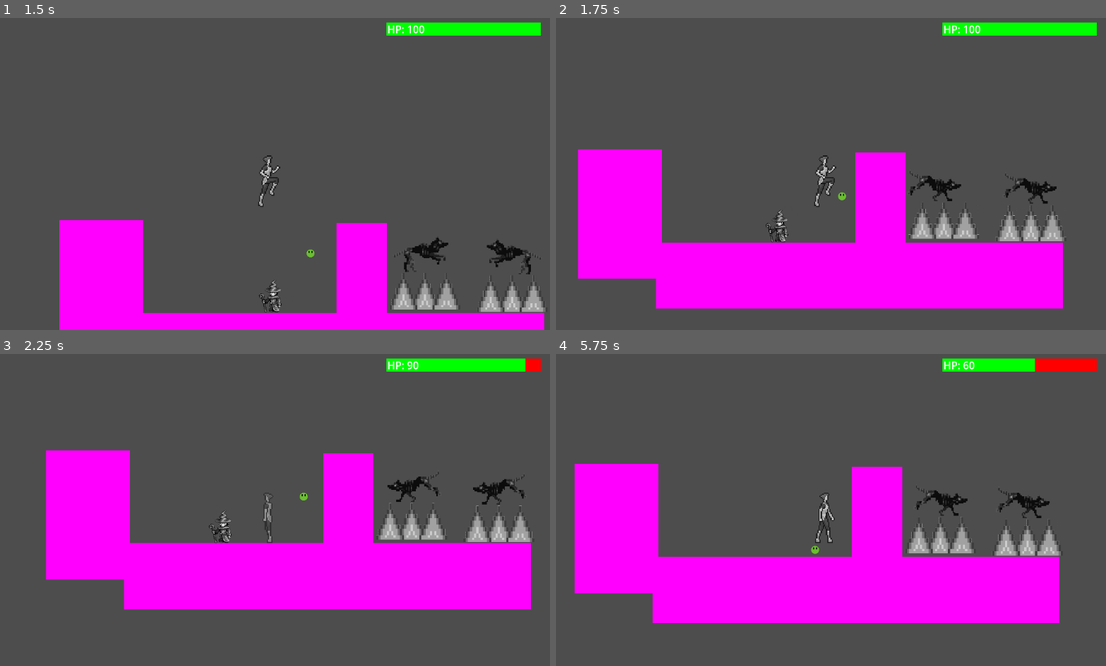
Above: before the commit, frames 1-4 (two rows, left to right).
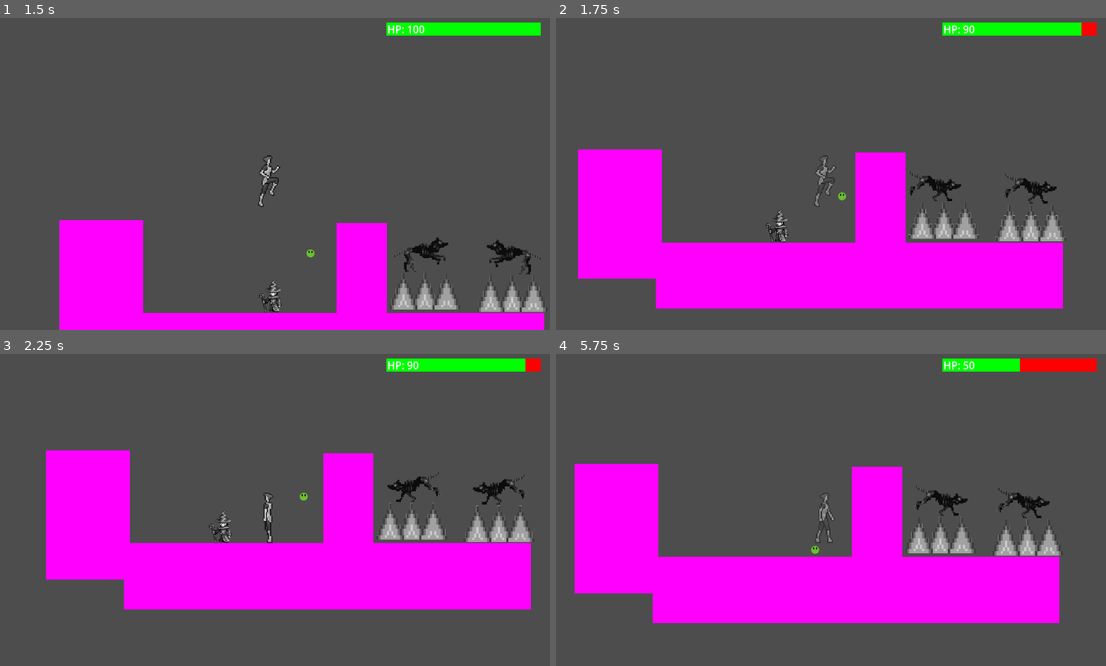
Above: after the commit, the same moments.

Repository: Max-Harold/GameJam25UD
Game: Godot game, scene res://scenes/test.tscn
Two runs of this game, one before a commit and one after it. Both use one fixed random seed, a clock stepped at 60 frames per second and the inputs below.
Inputs (mouse positions are in pixels of both pictures, inside the frame that each line leads up to):
- Up to frame 1 (1.5 s): tap Enter (ui_accept) at 0.5, 0.77 s; move the mouse to (390, 155) at 0.52 s; hold D (move_right) from 0.53 s (still down); click (390, 155) at 0.67 s; move the mouse to (154, 186) at 1.27 s
- Up to frame 2 (1.75 s): keep holding D (move_right); tap Enter (ui_accept) at 1.52 s
- Up to frame 3 (2.25 s): move the mouse to (324, 438) at 2.02 s; release D (move_right) at 2.03 s; hold A (move_left) from 2.03 s (still down)
- Up to frame 4 (5.75 s): move the mouse to (798, 572) at 2.77 s; release A (move_left) at 2.78 s; hold D (move_right) 2.78-4.28 s; click (798, 572) at 2.92 s; tap Enter (ui_accept) at 3.02, 3.77, 4.52 s; move the mouse to (990, 556) at 3.52 s; move the mouse to (655, 460) at 4.27 s; hold A (move_left) 4.28-5.03 s; move the mouse to (853, 506) at 5.02 s; hold D (move_right) from 5.03 s (still down); click (853, 506) at 5.17 s

Frame 1 is identical in both runs. In frame 2, 0.2% of the frame differs, in the area x 47-99%, y 1-61%; in frame 3, less than 0.1%; in frame 4, 0.2%.

Commit message:
fix slimer

Diff:
--- a/Globals.gd
+++ b/Globals.gd
@@ -5,6 +5,7 @@
 	"spikes": -100,
 	"color_hound": -20,
 	"foirwizard": -10,
+	"slimer": -10
 }
 var lvl=0
 # Called when the node enters the scene tree for the first time.
--- a/enemies/slimer/slimer.gd
+++ b/enemies/slimer/slimer.gd
@@ -1,16 +1,26 @@
 extends RigidBody2D
+
 @onready var left_raycast=$left_raycast
 @onready var right_raycast=$right_raycast
+var health = 10
+
+func update_health(change)->void:
+	health+=change
+	if health<=0:
+		queue_free()
+
 func _ready() -> void:
 	set_linear_velocity(Vector2(200,200))
 func pythag(v:Vector2):
 	return sqrt(v.x*v.x+v.y*v.y)
+
 func _physics_process(delta:float)->void:
 	if abs(linear_velocity.x)<=500:
 		if left_raycast.is_colliding():
 			linear_velocity.x+=100
 		elif right_raycast.is_colliding():
 			linear_velocity.x-=100
+
 func _on_collision(body)->void:
 	if left_raycast.is_colliding():
 		linear_velocity.x=1000
--- a/enemies/slimer/slimer.tscn
+++ b/enemies/slimer/slimer.tscn
@@ -9,7 +9,9 @@
 
 [sub_resource type="CircleShape2D" id="CircleShape2D_rnbny"]
 
-[node name="Slimer" type="RigidBody2D"]
+[node name="Slimer" type="RigidBody2D" groups=["enemy", "slimer"]]
+collision_layer = 3
+collision_mask = 2
 physics_material_override = SubResource("PhysicsMaterial_m1fmv")
 script = ExtResource("2_0dpm6")
 
--- a/environment/test_platform.tscn
+++ b/environment/test_platform.tscn
@@ -6,6 +6,8 @@
 size = Vector2(60, 5)
 
 [node name="TestPlatform" type="StaticBody2D"]
+collision_layer = 2
+collision_mask = 2
 
 [node name="Sprite2D" type="Sprite2D" parent="."]
 position = Vector2(30, 2.77)
--- a/foirball/foirball.gd
+++ b/foirball/foirball.gd
@@ -35,6 +35,7 @@
 	#print(body.name)
 	if plyrspwnd:
 		if body.is_in_group('enemy'):
+			print(body.name)
 			body.update_health(Globals.damage_done['foirball'])
 		if not body.is_in_group('player'):
 			#print("removing after "+body.name)
--- a/player/player.gd
+++ b/player/player.gd
@@ -95,6 +95,8 @@
 		if collision.get_position().y > global_position.y:
 			if collider.is_in_group('stompable'):
 				collider.queue_free()
+		if collider.is_in_group('slimer'):
+			update_health(Globals.damage_done['slimer'])
 		#else:
 			#if not is_invincible:
 				#if collider.is_in_group('color_hound'):
--- a/scenes/test.tscn
+++ b/scenes/test.tscn
@@ -15,22 +15,32 @@
 [node name="Spikes" parent="." instance=ExtResource("2_p4q68")]
 position = Vector2(1231, 403)
 scale = Vector2(1.375, 1.375)
+collision_layer = 3
+collision_mask = 3
 
 [node name="Spikes2" parent="." instance=ExtResource("2_p4q68")]
 position = Vector2(1053, 398)
 scale = Vector2(1.375, 1.375)
+collision_layer = 3
+collision_mask = 3
 
 [node name="Wall1" parent="." instance=ExtResource("1_mb6cc")]
 position = Vector2(311, 292)
 scale = Vector2(0.425, 4.04)
+collision_layer = 3
+collision_mask = 3
 
 [node name="Wall2" parent="." instance=ExtResource("1_mb6cc")]
 position = Vector2(875, 298)
 scale = Vector2(0.255, 4.04)
+collision_layer = 3
+collision_mask = 3
 
 [node name="TmpPlatform" parent="." instance=ExtResource("1_mb6cc")]
 position = Vector2(487, 463)
 scale = Vector2(2.06156, 2.07098)
+collision_layer = 3
+collision_mask = 3
 
 [node name="ColorHound" parent="." instance=ExtResource("2_akfne")]
 position = Vector2(988, 204)
@@ -74,6 +84,9 @@
 [node name="Slimer" parent="." instance=ExtResource("7_qjgxa")]
 position = Vector2(544, 320)
 scale = Vector2(2.245, 2.245)
+disable_mode = 2
+collision_layer = 1
+collision_mask = 1
 
 [connection signal="dies" from="Player" to="." method="_on_player_dies"]
 [connection signal="pressed" from="CanvasLayer/GameOver/VBoxContainer/Restart" to="." method="_on_restart_pressed"]
Not shown: 1 places in environment/test_platform.tscn that only renumber resources
